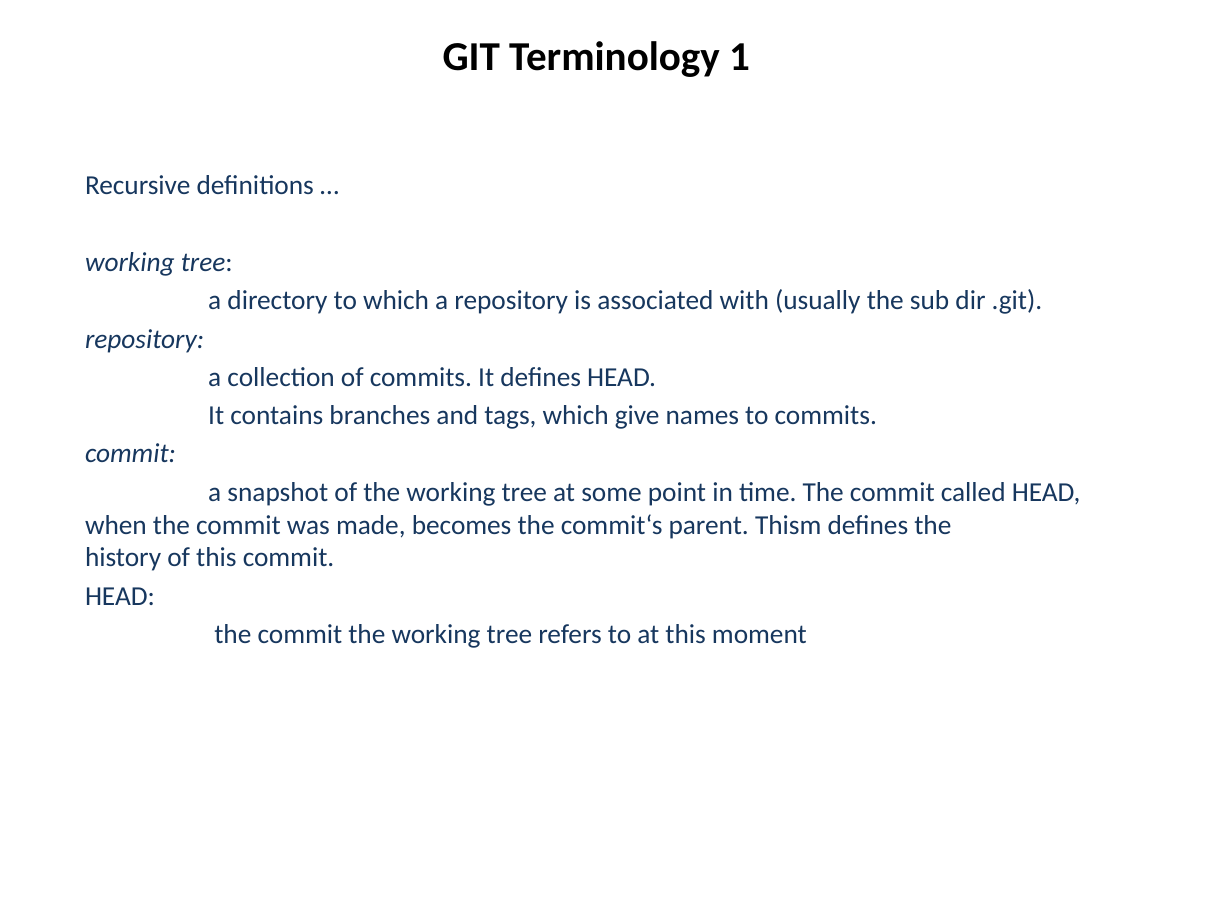
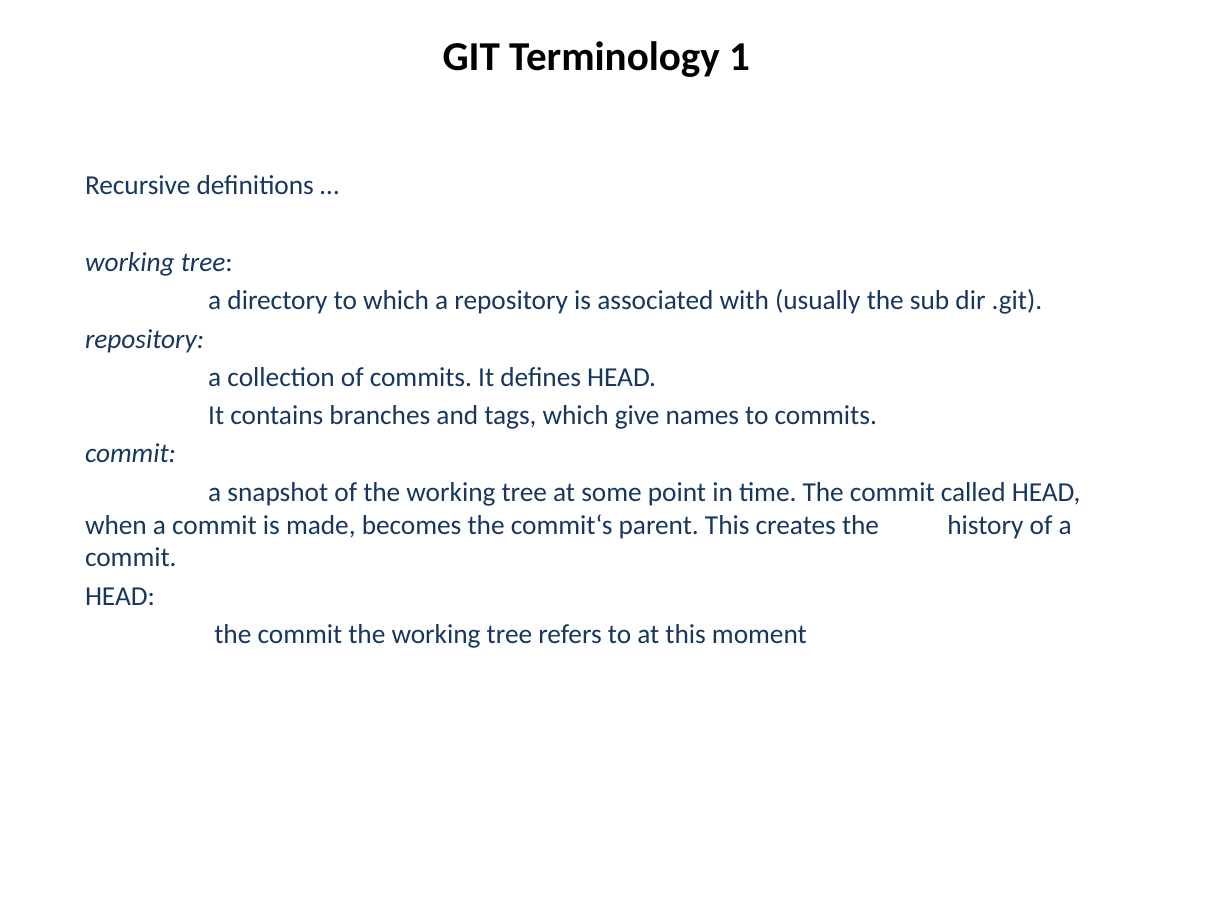
Before and after one commit to hanbei/git_tutorial, a slide deck: slide 16 of architektur.pptx. Drawn at 1232x924 pixels with LibreOffice and Linux fonts; fonts in the diff are those of the drawing. Boxes give left, top, right and bottom in pixels: in the first picture for what was removed or moved away, otherwise in the second. Text is boxed around its words. In the diff, an @@ line names an element or a change of style, - is before the commit and + after.

```diff
--- a/architektur.pptx
+++ b/architektur.pptx
@@ subtitle at <box>85,482,1081,566</box>: text changed @@
-a snapshot of the working tree at some point in time. The commit called HEAD, when the commit was made, becomes the commit‘s parent. Thism defines the history of this commit.
+a snapshot of the working tree at some point in time. The commit called HEAD, when a commit is made, becomes the commit‘s parent. This creates the history of a commit.
```
Also in this commit, not shown: 8 other slides changed, 1 slide added, 1 slide removed, 1 other file.
